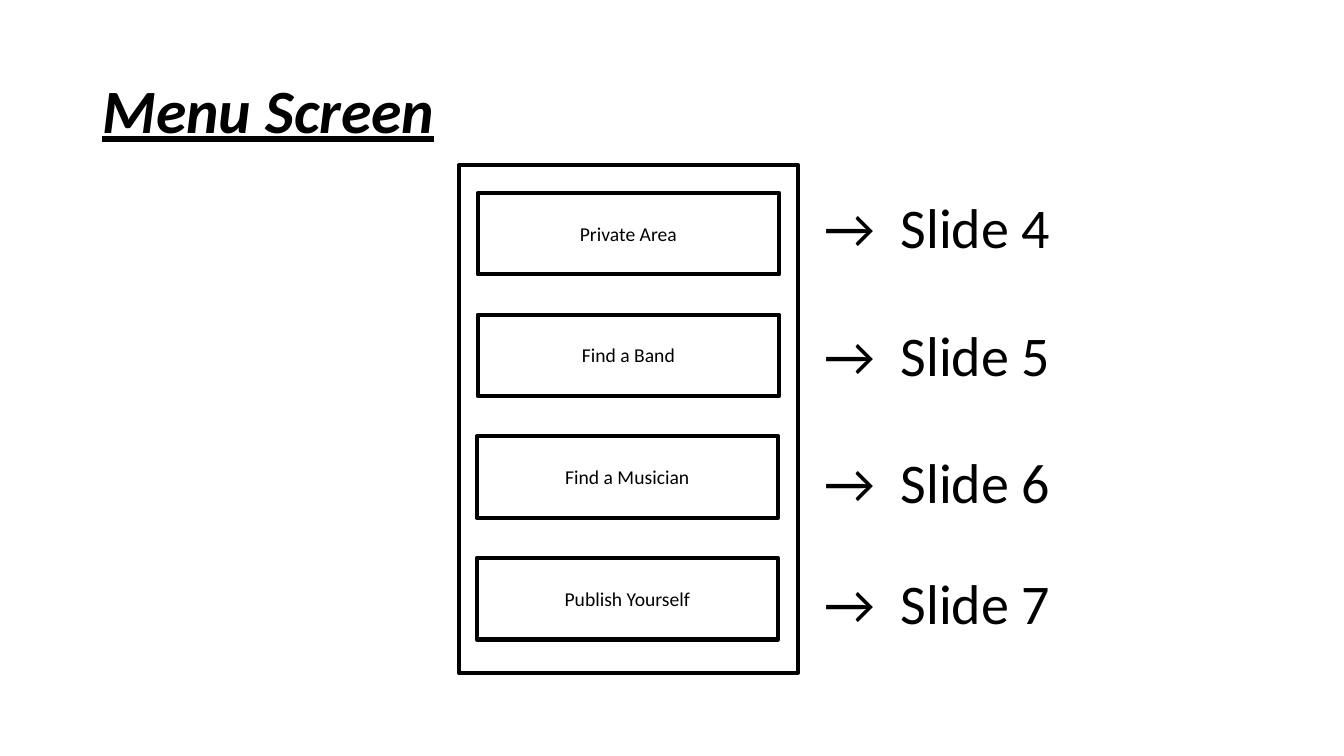
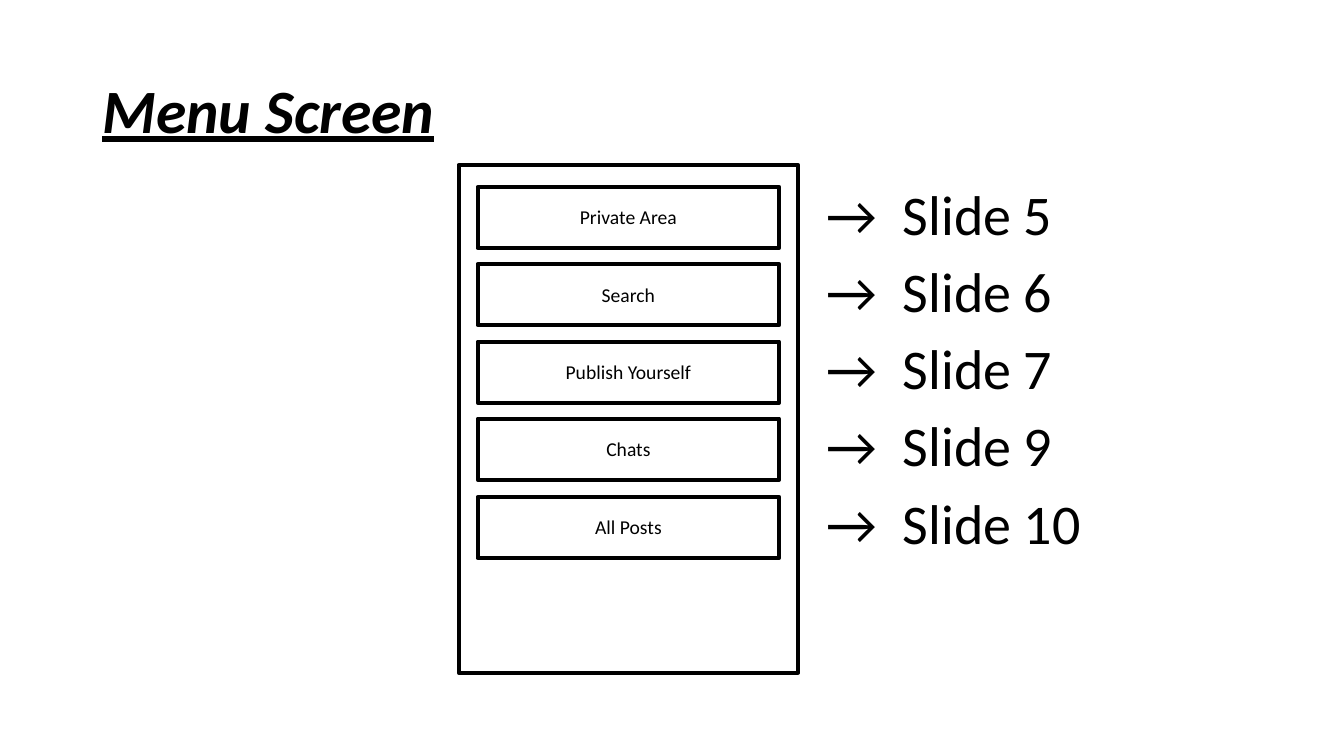
Before and after one commit to LidorPrototype/MusicianFinder, a slide deck: slide 4 of Musician Finder Specification Document.pptx. Drawn at 1344x756 pixels with LibreOffice and Linux fonts; fonts in the diff are those of the drawing. Boxes give left, top, right and bottom in pixels: in the first picture for what was removed or moved away, otherwise in the second. Text is boxed around its words. In the diff, an @@ line names an element or a change of style, - is before the commit and + after.

```diff
--- a/Musician Finder Specification Document.pptx
+++ b/Musician Finder Specification Document.pptx
@@ text "→ Slide 5": place and size @@
-text "→ Slide 5" at [901,209,1050,625]
+text "→ Slide 5" at [903,196,1081,545]
@@ rectangle "Private Area": place and size @@
-rectangle "Private Area" at [478,193,779,274]
+rectangle "Private Area" at [478,187,779,248]
@@ text at [901,209,1050,249]: paragraph removed @@
-→ Slide 4
@@ rectangle added at [478,264,779,326], outline #000000 3 pt, 14 pt, text #000000 @@
+Search
@@ rectangle removed at [478,315,779,396] @@
-Find a Band
@@ rectangle "Publish Yourself": place and size @@
-rectangle "Publish Yourself" at [477,559,778,640]
+rectangle "Publish Yourself" at [478,342,779,403]
@@ rectangle added at [478,418,779,480], outline #000000 3 pt, 14 pt, text #000000 @@
+Chats
@@ rectangle removed at [477,437,778,518] @@
-Find a Musician
@@ text at [903,427,1081,545]: paragraphs added @@
+→ Slide 9
+→ Slide 10
@@ rectangle added at [478,497,779,559], outline #000000 3 pt, 14 pt, text #000000 @@
+All Posts
```
Also in this commit, not shown: 1 other slide changed, 1 slide added, 23 other files.
